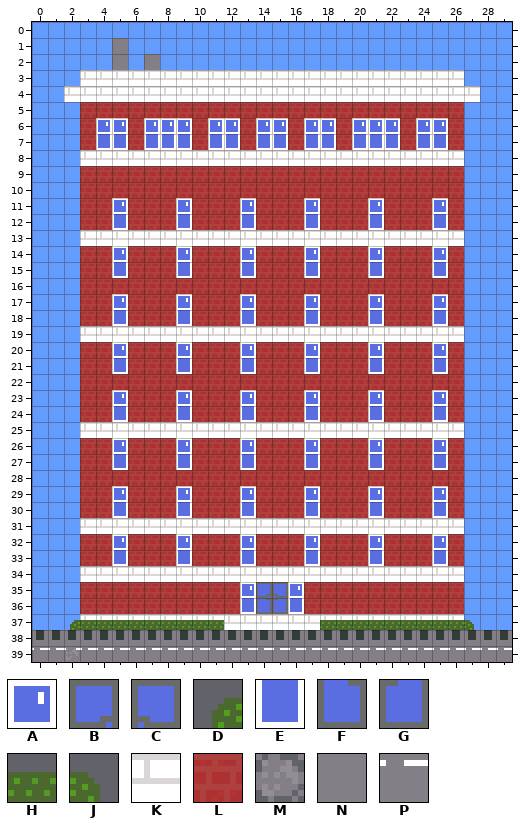
A Tiled map gets an edit: ASSETS/Maps/map1.tmx. This is how it looked before the edit.
Cells are 8x8 px. Shown: x 0..29, y 0..39.
Key: from "tileset": A 29, B 31, C 32, D 39, E 40, F 42, G 43, H 51, J 52, K 55, L 56, M 57, N 66, P 77.
_ is an empty cell, # one hidden under a higher layer.
Layers that did not change in this view are not listed.
Layer "Tile Layer 1" before, first column x 9:
31 KKKKKKKKKK
32 ALLLALLLAL
33 ELLLELLLEL
34 ##########
35 #LLL#####L
36 #LLL#####L
37 KKK#KKKK#K
38 NNNNNNNNNN
39 PPPPPPPPPP
Layer "Tile Layer 2" before, first column x 0:
30 _________________E___E___E____
31 ______________________________
32 ______________________________
33 ______________________________
34 ___KKKKKKKKKKKKKKKKKKKKKKKK___
35 _____L___L___ABCAL_LLL___L____
36 _____L___L___EFGEL___L___L____
37 __DHHHHHHHHHK____KHHHHHHHHHJ__
38 ______________________________
39 __M___________________________
After the commit:
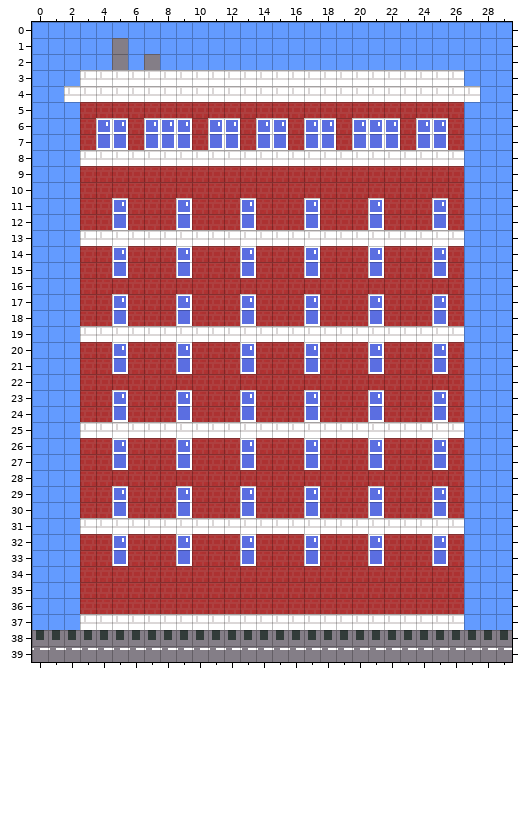
From old to new:
Layer "Tile Layer 1":
The author put tile L in rows 35 to 36 at x 13.
Layer "Tile Layer 2" (now hidden):
Tile A is removed in row 35 at x 13 and 16.
Tile B is removed in row 35 at x 14.
Tile C is removed in row 35 at x 15.
Tile D is removed in row 37 at x 2.
Tile E is removed in row 36 at x 13 and 16.
Tile F is removed in row 36 at x 14.
Tile G is removed in row 36 at x 15.
Tile H is removed in row 37 at x 3 to 11 and 18 to 26.
Tile J is removed in row 37 at x 27.
Tile K is removed in row 34 at x 3 to 26.
Tile M is removed in row 39 at x 2.
Pixel boxes of the changes (left, top, right, bottom) in both pictures:
changed: (80, 566, 464, 614)
removed: (70, 620, 224, 630)
removed: (320, 620, 474, 630)
removed: (66, 648, 78, 660)
